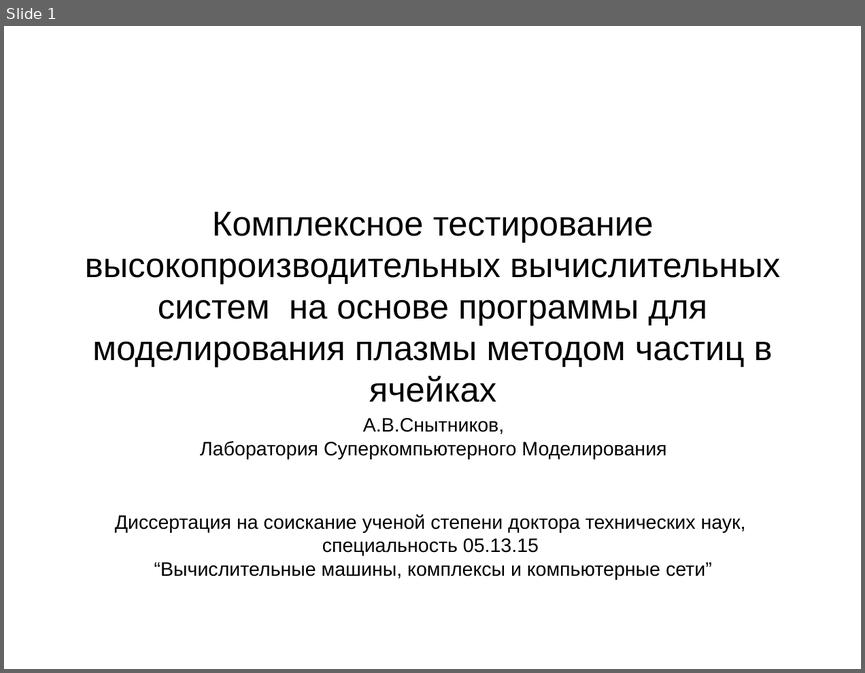
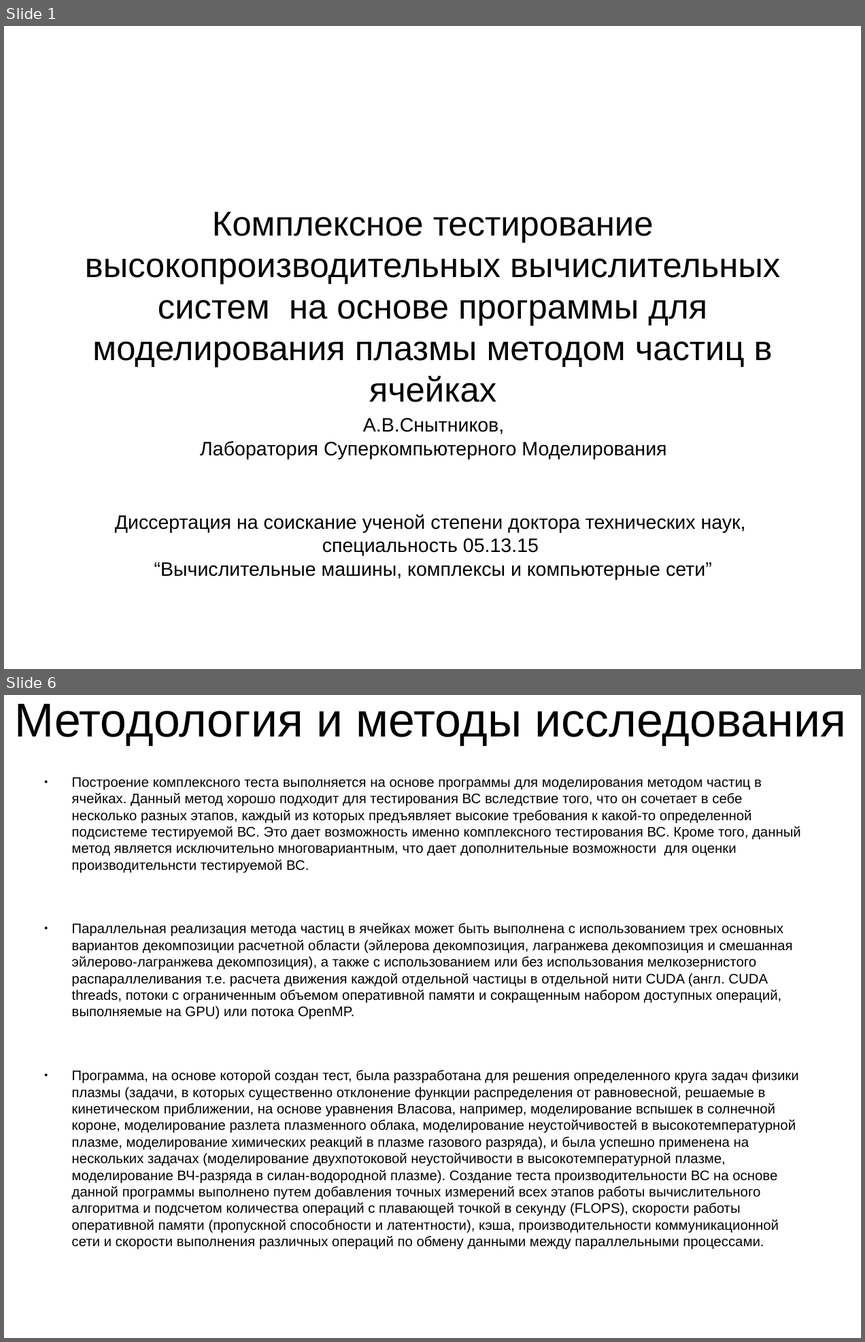
Before and after one commit to snytav/Russian-Phd-LaTeX-Dissertation-Template, a slide deck: Presentation/seminar_PIC_compplex_test_SnytnikovAV_4oct2018.odp. Shown one above the other, each under a label of ours: slide 1 before the commit, slides 1 and 6 after it; the slides between them are not shown. The pictures are 865x673 and 865x1342 pixels, drawn with LibreOffice and Linux fonts; fonts in the diff are those of the drawing. Boxes give left, top, right and bottom in pixels: in the first picture for what was removed or moved away, otherwise in the second. Text is boxed around its words. In the diff, an @@ line names an element or a change of style, - is before the commit and + after.

```diff
--- a/Presentation/seminar_PIC_compplex_test_SnytnikovAV_4oct2018.odp
+++ b/Presentation/seminar_PIC_compplex_test_SnytnikovAV_4oct2018.odp
@@ slide 6 added at [4, 695, 861, 1338], background #FFFFFF @@
@@ title added at [14, 704, 846, 745], 44 pt, text #000000 @@
+Методология и методы исследования
@@ text added at [72, 777, 801, 1249], 12.8 pt, text #000000 @@
+● Построение комплексного теста выполняется на основе программы для моделирования методом частиц в ячейках. Данный метод хорошо подходит для тестирования ВС вследствие того, что он сочетает в себе несколько разных этапов, каждый из которых предъявляет высокие требования к какой-то определенной подсистеме тестируемой ВС. Это дает возможность именно комплексного тестирования ВС. Кроме того, данный метод является исключительно многовариантным, что дает дополнительные возможности для оценки производительнсти тестируемой ВС.
+● Параллельная реализация метода частиц в ячейках может быть выполнена с использованием трех основных вариантов декомпозиции расчетной области (эйлерова декомпозиция, лагранжева декомпозиция и смешанная эйлерово-лагранжева декомпозиция), а также с использованием или без использования мелкозернистого распараллеливания т.е. расчета движения каждой отдельной частицы в отдельной нити CUDA (англ. CUDA threads, потоки с ограниченным объемом оперативной памяти и сокращенным набором доступных операций, выполняемые на GPU) или потока OpenMP.
+● Программа, на основе которой создан тест, была раззработана для решения определенного круга задач физики плазмы (задачи, в которых существенно отклонение функции распределения от равновесной, решаемые в кинетическом приближении, на основе уравнения Власова, например, моделирование вспышек в солнечной короне, моделирование разлета плазменного облака, моделирование неустойчивостей в высокотемпературной плазме, моделирование химических реакций в плазме газового разряда), и была успешно применена на нескольких задачах (моделирование двухпотоковой неустойчивости в высокотемпературной плазме, моделирование ВЧ-разряда в силан-водородной плазме). Создание теста производительности ВС на основе данной программы выполнено путем добавления точных измерений всех этапов работы вычислительного алгоритма и подсчетом количества операций с плавающей точкой в секунду (FLOPS), скорости работы оперативной памяти (пропускной способности и латентности), кэша, производительности коммуникационной сети и скорости выполнения различных операций по обмену данными между параллельными процессами.
```
Also in this commit, not shown: 8 other slides added, 2 other files.
